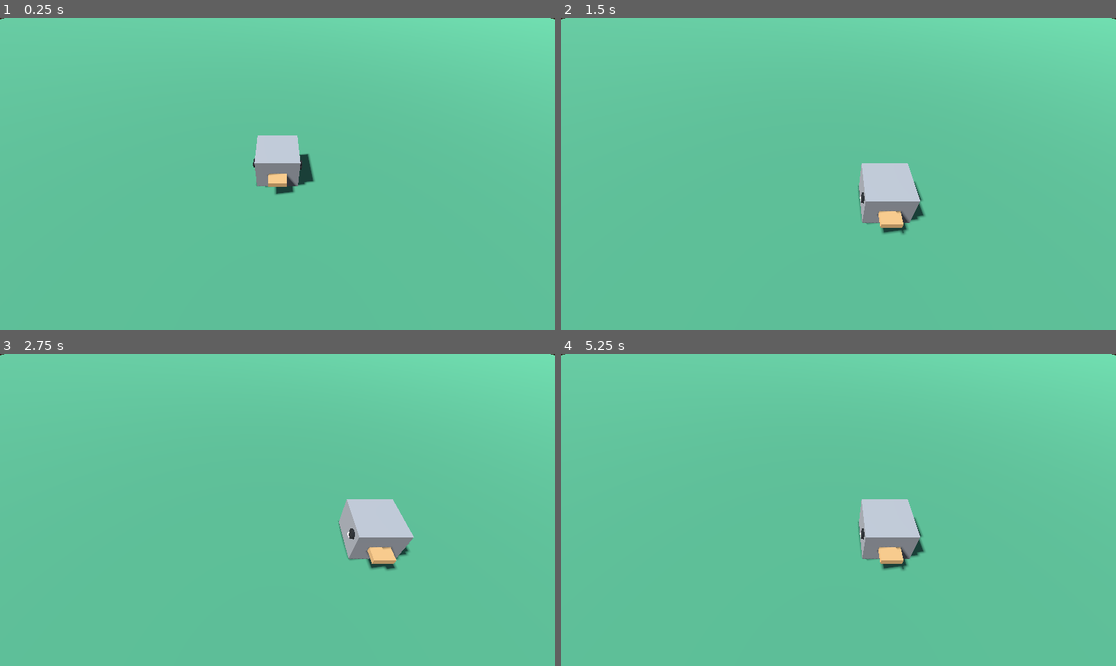
Above: before the commit, frames 1-4 (two rows, left to right).
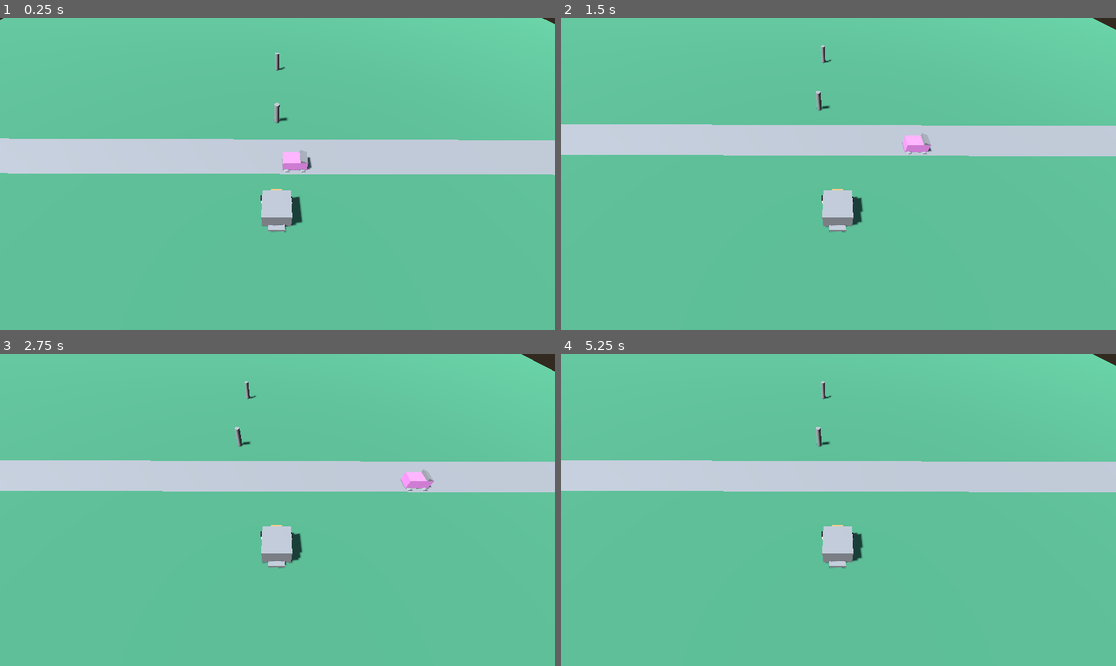
Above: after the commit, the same moments.

Repository: chloedixon11/danger-dodger
Game: Godot game, scene res://Main/Main.tscn
The game is run twice, just before and just after one commit, with the same random seed, the same clock (stepped at 60 frames per second) and the same inputs.
Inputs:
- Up to frame 1 (0.25 s): no input
- Up to frame 2 (1.5 s): hold D (move_right) 0.53-1.28 s; hold S (move_down) from 1.28 s (still down)
- Up to frame 3 (2.75 s): release S (move_down) at 2.03 s; hold D (move_right) from 2.03 s (still down)
- Up to frame 4 (5.25 s): release D (move_right) at 2.78 s; hold W (move_up) 2.78-3.53 s; hold A (move_left) 3.53-5.03 s; tap Enter at 5 s; hold S (move_down) from 5.03 s (still down)

The runs differ from the first frame. In frame 1, 12% of the frame differs, in the area x 0-100%, y 0-69%; in frame 2, 13%; in frame 3, 13%, in the area x 0-100%, y 0-70%; in frame 4, 13%.

Commit message:
added lane and vehicle (moving)

Diff:
--- a/Code/Duck/Duck.gd
+++ b/Code/Duck/Duck.gd
@@ -1,19 +1,20 @@
 extends Node3D
 class_name Duck
 
+var leap_distance = 1.0
 
 # Called every frame. 'delta' is the elapsed time since the previous frame.
 func _process(delta: float) -> void:
 	if Input.is_action_just_pressed("move_left"):
-		position.x -= 1
+		position.x -= leap_distance
 
 	if Input.is_action_just_pressed("move_right"):
-		position.x += 1
+		position.x += leap_distance
 
 	if Input.is_action_just_pressed("move_up"):
-		position.z -= 1
+		position.z -= leap_distance
 
 	if Input.is_action_just_pressed("move_down"):
-		position.z += 1
+		position.z += leap_distance
 
 	pass
--- a/Code/Duck/Duck.tscn
+++ b/Code/Duck/Duck.tscn
@@ -30,6 +30,7 @@
 height = 0.13282013
 
 [node name="Duck" type="Node3D" unique_id=412467626]
+transform = Transform3D(-0.9999951, 0, -0.00313535, 0, 1, 0, 0.00313535, 0, -0.9999951, 0, 0, 0)
 script = ExtResource("1_lm42s")
 
 [node name="Body" type="MeshInstance3D" parent="." unique_id=1886083691]
--- /dev/null
+++ b/Code/Lane/Lane.gd
@@ -0,0 +1,11 @@
+extends Node3D
+class_name Lane
+
+# Called when the node enters the scene tree for the first time.
+func _ready() -> void:
+	pass # Replace with function body.
+
+
+# Called every frame. 'delta' is the elapsed time since the previous frame.
+func _process(delta: float) -> void:
+	pass
--- /dev/null
+++ b/Code/Lane/Lane.tscn
@@ -0,0 +1,13 @@
+[gd_scene format=3 uid="uid://berl535au27hs"]
+
+[ext_resource type="Script" uid="uid://bj8g6bnqfxidb" path="res://Lane/Lane.gd" id="1_ah24w"]
+
+[sub_resource type="PlaneMesh" id="PlaneMesh_rawk2"]
+size = Vector2(50, 1)
+
+[node name="Lane" type="Node3D" unique_id=1649162153]
+script = ExtResource("1_ah24w")
+
+[node name="MeshInstance3D" type="MeshInstance3D" parent="." unique_id=1361909523]
+transform = Transform3D(1, 0, 0, 0, 1, 0, 0, 0, 1, 0, 0.08267319, 0)
+mesh = SubResource("PlaneMesh_rawk2")
--- a/Code/Main/Main.tscn
+++ b/Code/Main/Main.tscn
@@ -2,6 +2,8 @@
 
 [ext_resource type="Script" uid="uid://ckplnjj5kkyta" path="res://Main/Main.gd" id="1_lxy7q"]
 [ext_resource type="PackedScene" uid="uid://bimiowbq37tmt" path="res://Duck/Duck.tscn" id="2_83ytx"]
+[ext_resource type="PackedScene" uid="uid://berl535au27hs" path="res://Lane/Lane.tscn" id="2_amygn"]
+[ext_resource type="PackedScene" uid="uid://d10bdq3u7df63" path="res://Vehicle/Vehicle.tscn" id="4_ps1la"]
 
 [sub_resource type="ProceduralSkyMaterial" id="ProceduralSkyMaterial_83ytx"]
 sky_horizon_color = Color(0.66224277, 0.6717428, 0.6867428, 1)
@@ -20,6 +22,10 @@
 [sub_resource type="PlaneMesh" id="PlaneMesh_rawk2"]
 size = Vector2(50, 50)
 
+[sub_resource type="CylinderMesh" id="CylinderMesh_rckyl"]
+top_radius = 0.123535156
+bottom_radius = 0.123535156
+
 [node name="Main" type="Node" unique_id=1391425956]
 script = ExtResource("1_lxy7q")
 
@@ -32,9 +38,31 @@
 
 [node name="Duck" parent="." unique_id=815761097 instance=ExtResource("2_83ytx")]
 
-[node name="Camera3D" type="Camera3D" parent="." unique_id=1452149435]
-transform = Transform3D(1, 0, 0, 0, 0.68391794, 0.729559, 0, -0.729559, 0.68391794, 0, 3.8326135, 3.6833715)
+[node name="Rig" type="Node3D" parent="Duck" unique_id=345773725]
+transform = Transform3D(1, 2.3283064e-10, 0, 0, 0.5838813, -0.8118391, 0, 0.8118391, 0.5838813, -0.005545419, 0, 1.7686676)
 
-[node name="MeshInstance3D" type="MeshInstance3D" parent="." unique_id=1461913242]
+[node name="Camera3D" type="Camera3D" parent="Duck/Rig" unique_id=1452149435]
+transform = Transform3D(-0.9999874, 0, 0.00501598, 0, 1, 0, -0.00501598, 0, -0.9999874, 0.014142856, -2.9802322e-08, -8.473373)
+
+[node name="Ground" type="MeshInstance3D" parent="." unique_id=1461913242]
 material_override = SubResource("StandardMaterial3D_rckyl")
 mesh = SubResource("PlaneMesh_rawk2")
+
+[node name="MeshInstance3D" type="MeshInstance3D" parent="Ground" unique_id=776095818]
+transform = Transform3D(1, 0, 0, 0, 1, 0, 0, 0, 1, 0, 0, -5.092991)
+mesh = SubResource("CylinderMesh_rckyl")
+skeleton = NodePath("../..")
+
+[node name="MeshInstance3D3" type="MeshInstance3D" parent="Ground" unique_id=1016124010]
+transform = Transform3D(1, 0, 0, 0, 1, 0, 0, 0, 1, 0, 0, -10.272135)
+mesh = SubResource("CylinderMesh_rckyl")
+skeleton = NodePath("../..")
+
+[node name="Lane" parent="." unique_id=1649162153 instance=ExtResource("2_amygn")]
+transform = Transform3D(1, 0, 0, 0, 1, 0, 0, 0, 1, 0, 0, -2.2096472)
+
+[node name="Vehicle" parent="Lane" unique_id=732389107 instance=ExtResource("4_ps1la")]
+transform = Transform3D(-4.371139e-08, 0, -1, 0, 1, 0, 1, 0, -4.371139e-08, 0, 0, 0)
+
+[node name="Lane2" parent="." unique_id=1798718671 instance=ExtResource("2_amygn")]
+transform = Transform3D(1, 0, 0, 0, 1, 0, 0, 0, 1, 0, 0, -3.2096472)
--- /dev/null
+++ b/Code/Vehicle/Vehicle.gd
@@ -0,0 +1,11 @@
+extends Node3D
+class_name Vehicle
+
+var speed: float = 3.0
+var kill_distance: float = 25
+
+# Called every frame. 'delta' is the elapsed time since the previous frame.
+func _process(delta: float) -> void:
+	position.x += speed * delta
+	if position.x > kill_distance:
+		position.x = -kill_distance
--- /dev/null
+++ b/Code/Vehicle/Vehicle.tscn
@@ -0,0 +1,38 @@
+[gd_scene format=3 uid="uid://d10bdq3u7df63"]
+
+[ext_resource type="Script" uid="uid://dkvdtdch46qd1" path="res://Vehicle/Vehicle.gd" id="1_25uyk"]
+
+[sub_resource type="StandardMaterial3D" id="StandardMaterial3D_25uyk"]
+albedo_color = Color(0.84314203, 0.5057147, 0.80312365, 1)
+
+[sub_resource type="BoxMesh" id="BoxMesh_rawk2"]
+size = Vector3(0.578125, 0.5410156, 1)
+
+[sub_resource type="CylinderMesh" id="CylinderMesh_rawk2"]
+top_radius = 0.14208984
+bottom_radius = 0.14208984
+height = 0.8408203
+
+[sub_resource type="PrismMesh" id="PrismMesh_rawk2"]
+left_to_right = 0.0
+size = Vector3(0.3, 0.15, 0.6)
+
+[node name="Vehicle" type="Node3D" unique_id=732389107]
+script = ExtResource("1_25uyk")
+
+[node name="Body" type="MeshInstance3D" parent="." unique_id=1875670607]
+transform = Transform3D(1, 0, 0, 0, 1, 0, 0, 0, 1, 0, 0.26439607, 0)
+material_override = SubResource("StandardMaterial3D_25uyk")
+mesh = SubResource("BoxMesh_rawk2")
+
+[node name="Wheels Back" type="MeshInstance3D" parent="." unique_id=1702581426]
+transform = Transform3D(0.0023124951, -0.9999973, 0, 0.9999973, 0.0023124951, 0, 0, 0, 1, 0, 0, 0.32630944)
+mesh = SubResource("CylinderMesh_rawk2")
+
+[node name="Wheels Front" type="MeshInstance3D" parent="." unique_id=515383828]
+transform = Transform3D(0.0023124951, -0.9999973, 0, 0.9999973, 0.0023124951, 0, 0, 0, 1, 0, 0, -0.3357255)
+mesh = SubResource("CylinderMesh_rawk2")
+
+[node name="MeshInstance3D" type="MeshInstance3D" parent="." unique_id=817412467]
+transform = Transform3D(-0.0045169876, 0, 0.9999898, 0, 1, 0, -0.9999898, 0, -0.0045169876, -0.001580927, 0.6175381, -0.34999236)
+mesh = SubResource("PrismMesh_rawk2")
Not shown, added: Code/Lane/Lane.gd.uid
Not shown, added: Code/Vehicle/Vehicle.gd.uid
